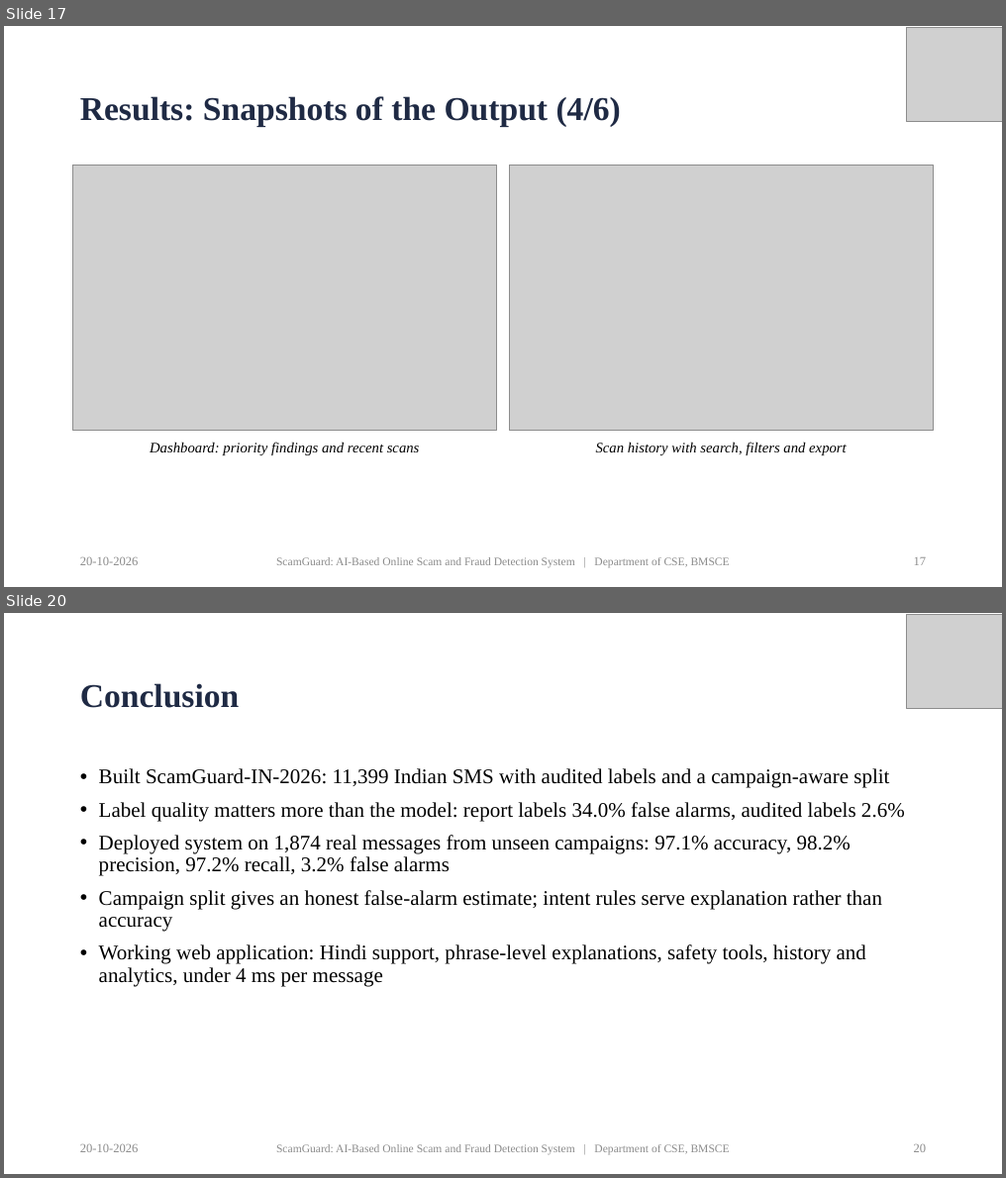
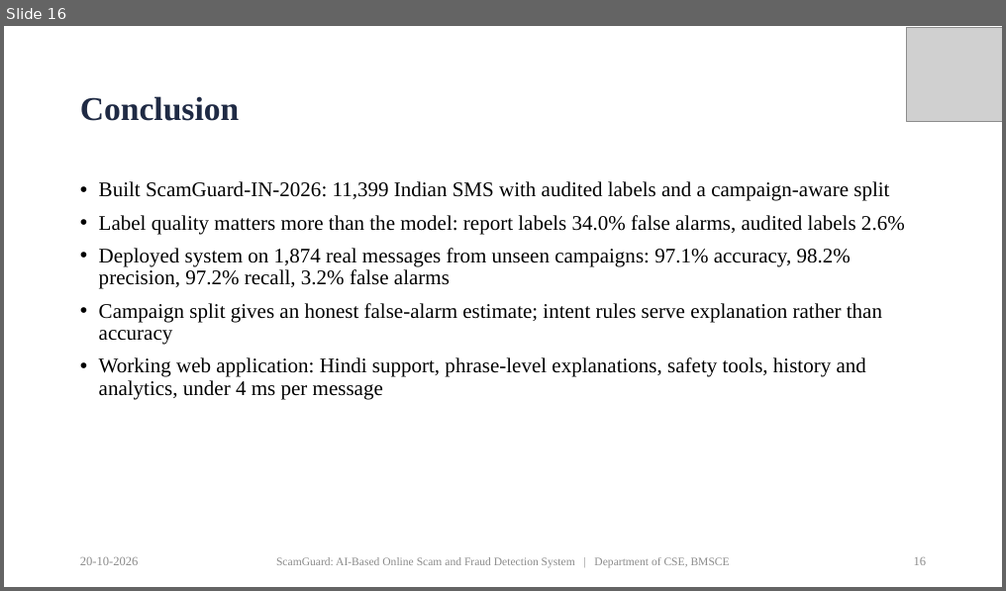
Before and after one commit to priyamthakur275/ScamGuard-AI, a slide deck: docs/presentation/ScamGuard_PP2_Presentation.pptx. Shown one above the other, each under a label of ours: slides 17 and 20 before the commit, slide 16 after it; the slides between them are not shown. The pictures are 1006x1178 and 1006x591 pixels, drawn with LibreOffice and Linux fonts; fonts in the diff are those of the drawing; grey boxes stand for pictures. Boxes give left, top, right and bottom in pixels: in the first picture for what was removed or moved away, otherwise in the second. Text is boxed around its words. In the diff, an @@ line names an element or a change of style, - is before the commit and + after.

```diff
--- a/docs/presentation/ScamGuard_PP2_Presentation.pptx
+++ b/docs/presentation/ScamGuard_PP2_Presentation.pptx
@@ slide 17 removed at box(4, 26, 1002, 587), background #FFFFFF @@
@@ picture removed at box(907, 28, 1002, 121) @@
@@ title removed at box(80, 96, 621, 127) @@
-Results: Snapshots of the Output (4/6)
@@ picture removed at box(73, 166, 497, 430) @@
@@ picture removed at box(509, 166, 934, 430) @@
@@ text removed at box(150, 442, 420, 456) @@
-Dashboard: priority findings and recent scans
@@ text removed at box(596, 442, 846, 456) @@
-Scan history with search, filters and export
@@ text removed at box(80, 557, 139, 566) @@
-20-10-2026
@@ text removed at box(276, 558, 730, 569) @@
-ScamGuard: AI-Based Online Scam and Fraud Detection System | Department of CSE, BMSCE
@@ page number removed at box(914, 558, 927, 566) @@
-17
@@ what was slide 20 is now slide 16 @@
@@ page number at box(914, 558, 927, 566): text changed @@
-20
+16
```
Also in this commit, not shown: 5 slides changed, 4 other slides removed, 4 other files.
